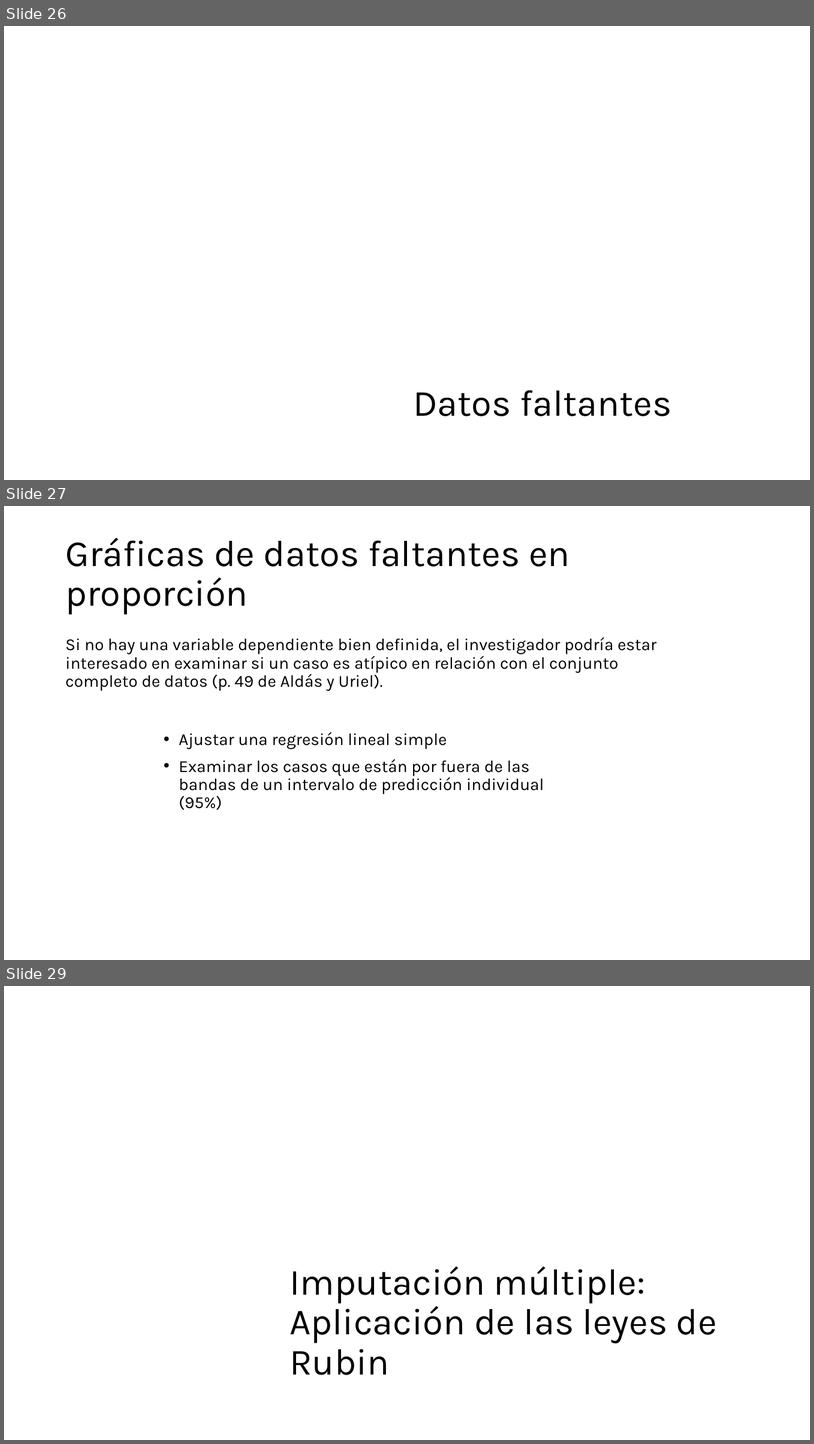
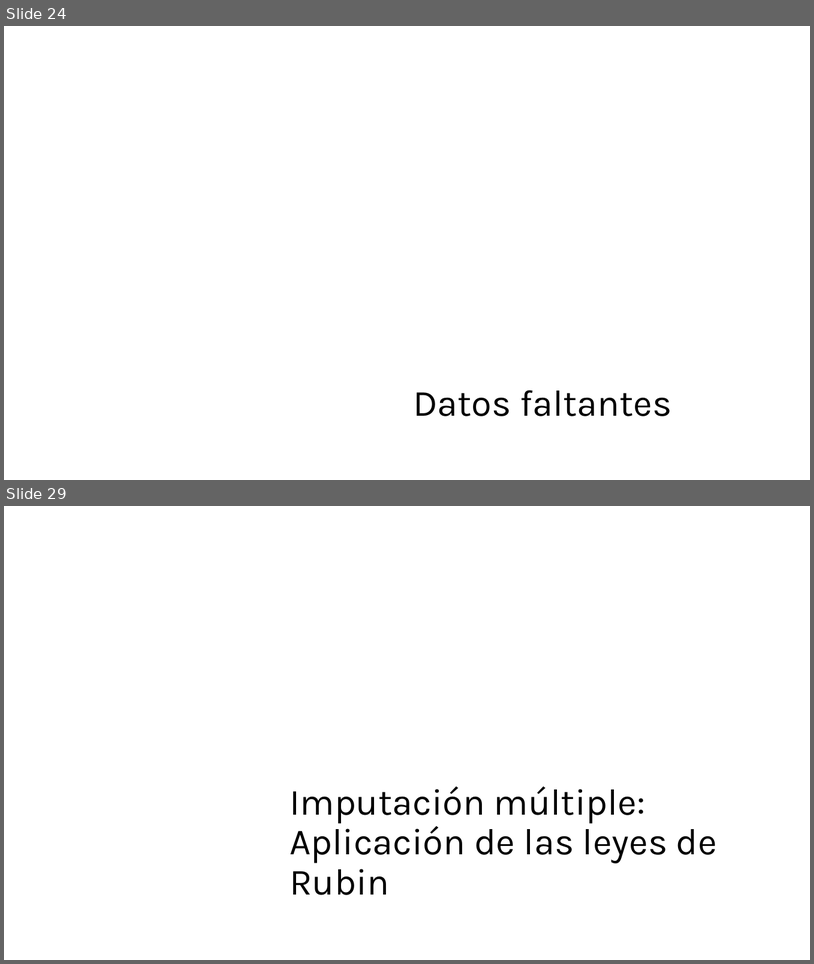
Before and after one commit to sergiobarona03/Curso_EDA_2024_I, a slide deck: Módulos/Módulo 3/Boceto/Boceto.pptx. Shown one above the other, each under a label of ours: slides 26, 27 and 29 before the commit, slides 24 and 29 after it; the slides between them are not shown. The pictures are 814x1444 and 814x964 pixels, drawn with LibreOffice and Linux fonts; fonts in the diff are those of the drawing. Boxes give left, top, right and bottom in pixels: in the first picture for what was removed or moved away, otherwise in the second. Text is boxed around its words. In the diff, an @@ line names an element or a change of style, - is before the commit and + after.

```diff
--- a/Módulos/Módulo 3/Boceto/Boceto.pptx
+++ b/Módulos/Módulo 3/Boceto/Boceto.pptx
@@ slide 27 removed at [4, 506, 810, 960], background #FFFFFF @@
@@ title removed at [65, 538, 570, 615] @@
-Gráficas de datos faltantes en proporción
@@ text removed at [65, 637, 657, 691] @@
-Si no hay una variable dependiente bien definida, el investigador podría estar interesado en examinar si un caso es atípico en relación con el conjunto completo de datos (p. 49 de Aldás y Uriel).
@@ text removed at [179, 732, 544, 810] @@
-• Ajustar una regresión lineal simple
-• Examinar los casos que están por fuera de las bandas de un intervalo de predicción individual (95%)
@@ what was slide 26 is now slide 24 @@
```
Also in this commit, not shown: 1 slide changed, 7 slides added, 6 other slides removed, 9 other files.
